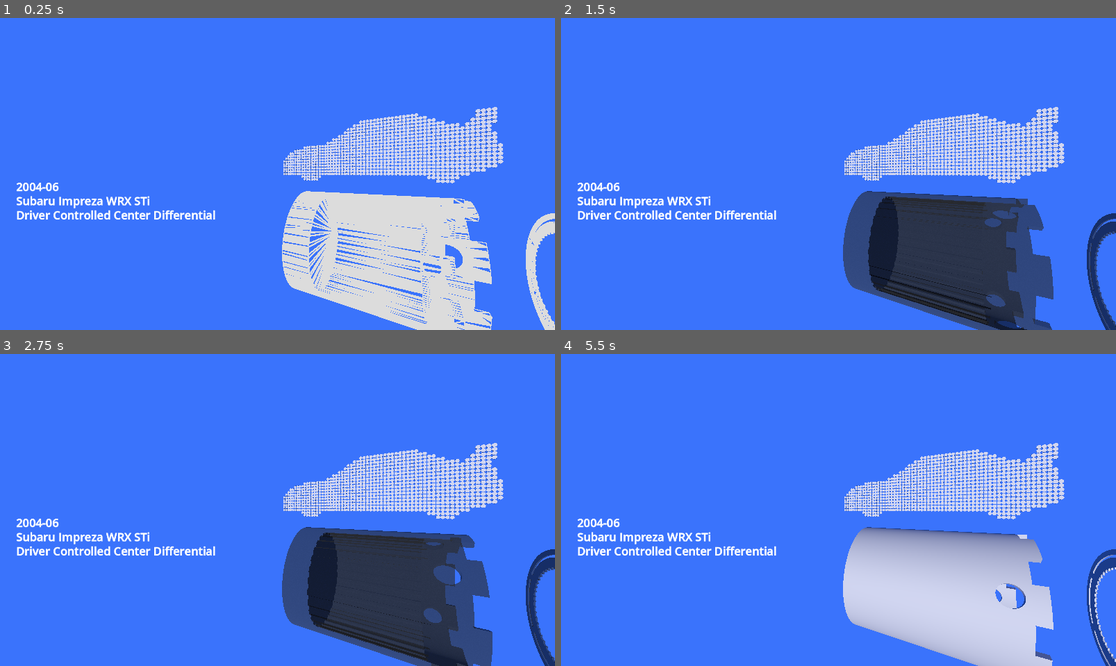
Above: before the commit, frames 1-4 (two rows, left to right).
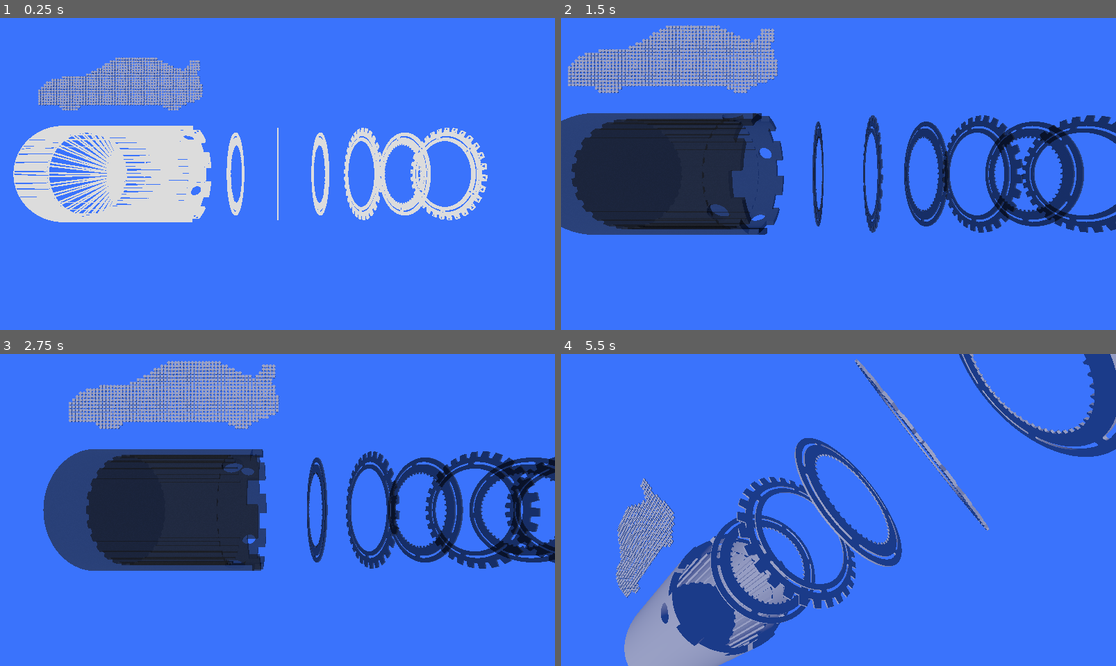
Above: after the commit, the same moments.

Repository: sjhennion/godot-dccd-demo
Game: Godot game, scene res://scenes/root.tscn
Two runs of this game, one before a commit and one after it. Both use one fixed random seed, a clock stepped at 60 frames per second and the inputs below.
Inputs (mouse positions are in pixels of both pictures, inside the frame that each line leads up to):
- Up to frame 1 (0.25 s): no input
- Up to frame 2 (1.5 s): move the mouse to (960, 158) at 0.52 s; hold C (CycleCamera) 0.53-1.28 s; move the mouse to (727, 189) at 1.27 s; tap S (SwapShader) at 1.35 s
- Up to frame 3 (2.75 s): move the mouse to (333, 441) at 2.02 s; hold T (TransitionToHousing) from 2.03 s (still down)
- Up to frame 4 (5.5 s): move the mouse to (810, 572) at 2.77 s; release T (TransitionToHousing) at 2.78 s; tap C (CycleCamera) at 2.85 s; move the mouse to (1005, 556) at 3.52 s; hold S (SwapShader) 3.53-4.28 s; move the mouse to (672, 463) at 4.27 s; tap T (TransitionToHousing) at 4.35 s; move the mouse to (866, 510) at 5.02 s; hold C (CycleCamera) from 5.03 s (still down)

The runs differ from the first frame. In frame 1, 29% of the frame differs, in the area x 2-100%, y 12-100%; in frame 2, 42%; in frame 3, 42%, in the area x 3-100%, y 2-100%; in frame 4, 38%.

Commit message:
Fix test camera

Diff:
--- a/project/scenes/dot_display.gd
+++ b/project/scenes/dot_display.gd
@@ -1,7 +1,7 @@
 extends Node3D
 
-@onready var camera := $Camera3D
-@onready var title_card := $Camera3D/TitleCard
+#@onready var camera := $Camera3D
+#@onready var title_card := $Camera3D/TitleCard
 
 const width := 64
 const height := 48
@@ -235,6 +235,8 @@
 
 
 func _process(delta):
+	pass
+	"""
 	var mouse_pos := get_viewport().get_mouse_position()
 	var mouse_3d = drop_plane.intersects_ray(
 							 camera.project_ray_origin(mouse_pos),
@@ -242,6 +244,7 @@
 
 	if mouse_3d != null:
 		mouse_over(mouse_3d)
+	"""
 
 	#print(mouse_3d)
 
--- a/project/scenes/dot_display.tscn
+++ b/project/scenes/dot_display.tscn
@@ -1,27 +1,6 @@
-[gd_scene load_steps=3 format=3 uid="uid://b3tuqjk7cg04"]
+[gd_scene load_steps=2 format=3 uid="uid://b3tuqjk7cg04"]
 
 [ext_resource type="Script" uid="uid://dk1q1flktmfgx" path="res://scenes/dot_display.gd" id="1_fdyxa"]
 
-[sub_resource type="Environment" id="Environment_fdyxa"]
-background_mode = 1
-background_color = Color(0.22745098, 0.4509804, 0.9882353, 1)
-
 [node name="DotDisplay" type="Node3D"]
 script = ExtResource("1_fdyxa")
-
-[node name="Camera3D" type="Camera3D" parent="."]
-transform = Transform3D(0.8484086, 0, 0.52934194, 0, 1, 0, -0.52934194, 0, 0.8484086, 0.31776655, -0.25584602, 2.1298785)
-environment = SubResource("Environment_fdyxa")
-
-[node name="TitleCard" type="Label3D" parent="Camera3D"]
-transform = Transform3D(1, 0, 0, 0, 1, 0, 0, 0, 1, -3.6874504, -0.37756586, -2.8681974)
-outline_modulate = Color(1, 1, 1, 1)
-text = "2004-06
-Subaru Impreza WRX STi
-Driver Controlled Center Differential"
-outline_size = 2
-horizontal_alignment = 0
-line_spacing = -5.0
-
-[node name="DirectionalLight3D" type="DirectionalLight3D" parent="."]
-transform = Transform3D(1, 0, 0, 0, 1, 0, 0, 0, 1, 0, 0, 1.0810614)
